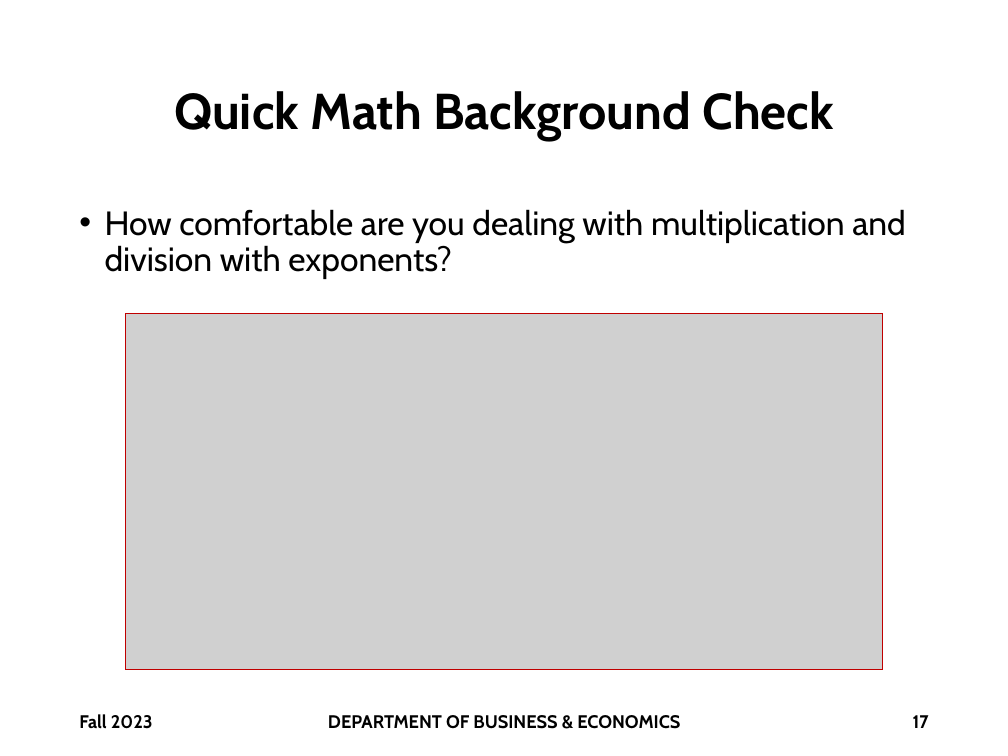
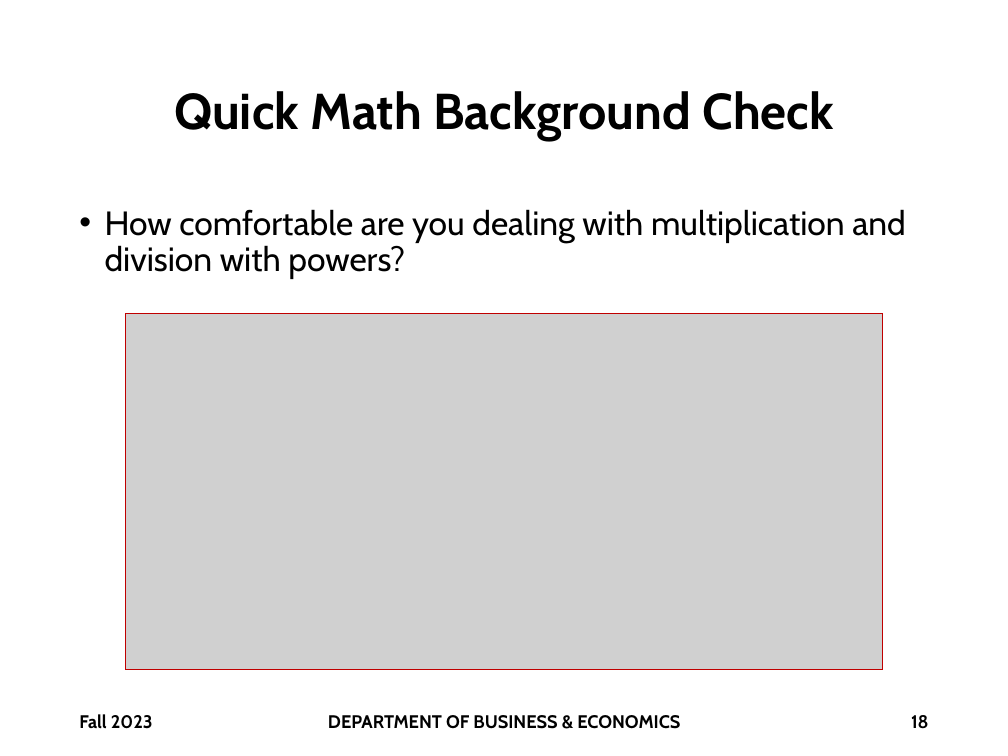
Before and after one commit to brianhwpark/brianhwpark.github.io, a slide deck: slide 18 of files/ppt/monmouthcollege-econ-300/ECON300-LEC01.pptx (slide 17 before the commit). Drawn at 1008x756 pixels with LibreOffice and Linux fonts; fonts in the diff are those of the drawing; grey boxes stand for pictures; background and template pictures are left out. Boxes give left, top, right and bottom in pixels: in the first picture for what was removed or moved away, otherwise in the second. Text is boxed around its words. In the diff, an @@ line names an element or a change of style, - is before the commit and + after.

```diff
--- a/files/ppt/monmouthcollege-econ-300/ECON300-LEC01.pptx
+++ b/files/ppt/monmouthcollege-econ-300/ECON300-LEC01.pptx
@@ text at (105, 209, 906, 279): text changed @@
-• How comfortable are you dealing with multiplication and division with exponents?
+• How comfortable are you dealing with multiplication and division with powers?
@@ page number at (911, 715, 929, 729): text changed @@
-17
+18
```
Also in this commit, not shown: 10 other slides changed, 3 other files.
